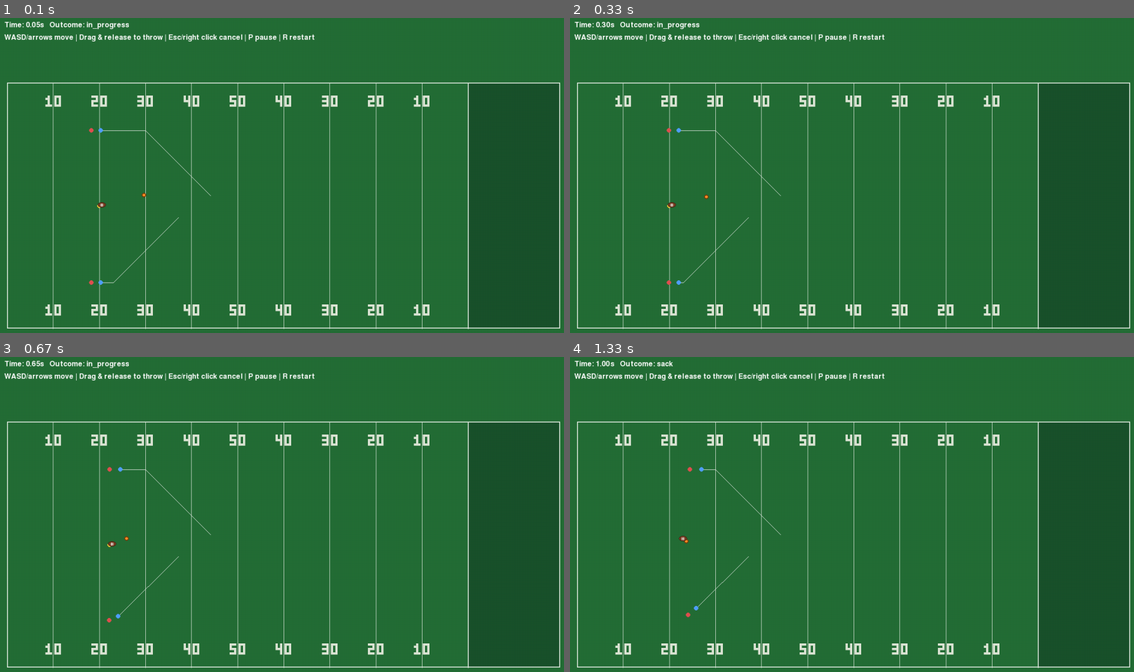
Above: before the commit, frames 1-4 (two rows, left to right).
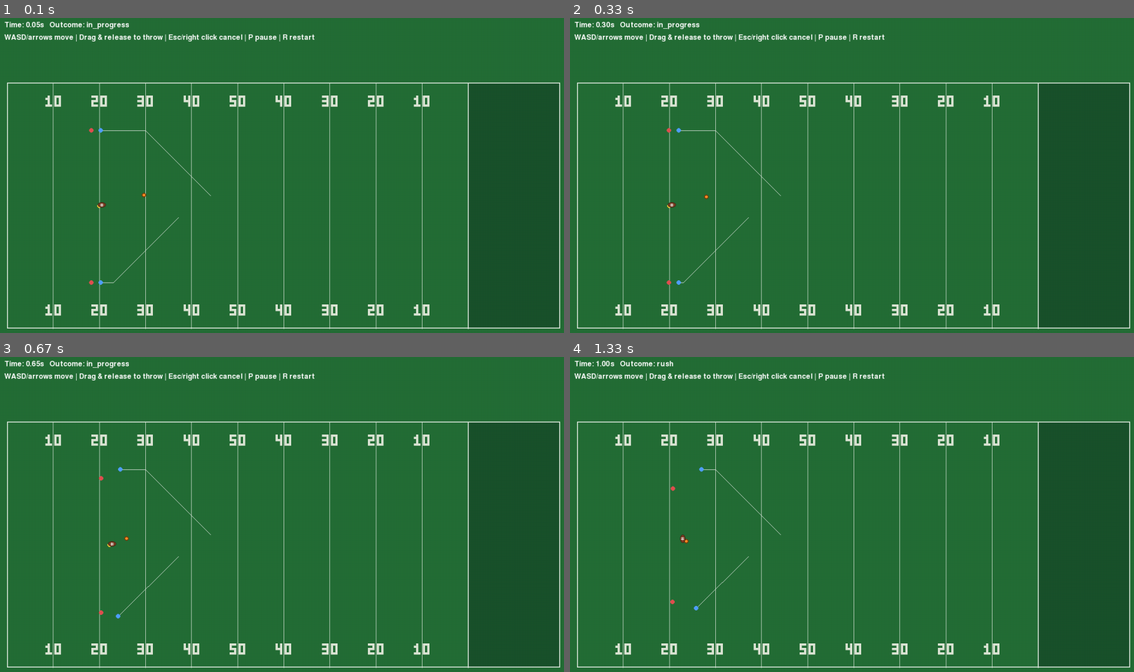
Above: after the commit, the same moments.

Repository: pedroolib/football-sim-rl
Game: pygame game, started from src/qb_sim/ui/pygame_app.py
Same seed, same stepped clock (60 frames per second), same inputs: the game is played once before the commit and once after it.
Inputs (mouse positions are in pixels of both pictures, inside the frame that each line leads up to):
- Up to frame 1 (0.1 s): no input
- Up to frame 2 (0.33 s): no input
- Up to frame 3 (0.67 s): hold Right from 0.33 s (still down); move the mouse to (259, 530) at 0.37 s
- Up to frame 4 (1.33 s): release Right at 0.8 s; hold Up 0.83-1.13 s

Frames 1-2 are identical in both runs. In frame 3, less than 0.1% of the frame differs, in the area x 17-20%, y 34-85%; in frame 4, less than 0.1%, in the area x 15-22%, y 1-83%.

Commit message:
feat: qb rush outcome

Diff:
--- a/src/qb_sim/engine/entities.py
+++ b/src/qb_sim/engine/entities.py
@@ -25,6 +25,7 @@
     OUT_OF_BOUNDS = "out_of_bounds"
     TIME_LIMIT = "time_limit"
     SACK = "sack"
+    RUSH = "rush"
     TOUCHDOWN = "touchdown"
 
 
--- a/src/qb_sim/rules/drive.py
+++ b/src/qb_sim/rules/drive.py
@@ -201,7 +201,7 @@
         goal_line = self.drive_config.goal_line
         if outcome is PlayOutcome.TOUCHDOWN:
             return goal_line
-        if outcome is PlayOutcome.COMPLETED and state.carrier_id is not None:
+        if outcome in (PlayOutcome.COMPLETED, PlayOutcome.RUSH) and state.carrier_id is not None:
             carrier_x = float(state.player(state.carrier_id).position[0])
             return float(min(max(carrier_x, 0.0), goal_line))
         if outcome is PlayOutcome.SACK:
--- a/src/qb_sim/rules/play.py
+++ b/src/qb_sim/rules/play.py
@@ -258,6 +258,9 @@
         }
         self._apply_actions(actions or {}, dt)
 
+        if self.state.ball.status is BallStatus.HELD and self._quarterback_past_the_line():
+            self._start_qb_run()
+
         if (
             self._goal_line is not None
             and self.state.ball.status is BallStatus.HELD
@@ -348,6 +351,24 @@
             for defender_id in self._defender_ids
         )
 
+    def _quarterback_past_the_line(self) -> bool:
+        return float(self.state.player(_QB_ID).position[0]) > self._line_of_scrimmage
+
+    def _start_qb_run(self) -> None:
+        """Convert a quarterback past the line of scrimmage into the carrier.
+
+        Once the quarterback crosses the line he stays a runner for the rest of
+        the play, even if he later retreats behind it: defenders then resolve
+        the play as ``RUSH`` (with negative yards if he loses ground) instead of
+        a sack, and a throw is no longer legal.
+        """
+        quarterback = self.state.player(_QB_ID)
+        self.state.carrier_id = _QB_ID
+        self.state.ball.status = BallStatus.CARRIED
+        self.state.ball.target = None
+        self.state.ball.height = 0.0
+        self.state.ball.position = quarterback.position.copy()
+
     def _touchdown_reached(self, player: PlayerState) -> bool:
         return self._goal_line is not None and float(player.position[0]) >= self._goal_line
 
@@ -356,13 +377,16 @@
         if self._touchdown_reached(carrier):
             self._finish(PlayOutcome.TOUCHDOWN)
             return
+        tackle_outcome = (
+            PlayOutcome.RUSH if self.state.carrier_id == _QB_ID else PlayOutcome.COMPLETED
+        )
         for defender_id in self._defender_ids:
             defender = self.state.player(defender_id)
             if distance(defender.position, carrier.position) <= self.config.tackle_radius:
-                self._finish(PlayOutcome.COMPLETED)
+                self._finish(tackle_outcome)
                 return
         if not self.config.field.contains(carrier.position):
-            self._finish(PlayOutcome.COMPLETED)
+            self._finish(tackle_outcome)
 
     def _advance_pass(self, dt: float, previous_positions: dict[str, Vector2]) -> float:
         """Advance the ball and return the fraction of ``dt`` the play consumed."""
@@ -477,7 +501,9 @@
         self.state.ball.position = self.state.player(player_id).position.copy()
 
     def _finish_expired_play(self) -> None:
-        if self.state.carrier_id is not None:
+        if self.state.carrier_id == _QB_ID:
+            self._finish(PlayOutcome.RUSH)
+        elif self.state.carrier_id is not None:
             self._finish(PlayOutcome.COMPLETED)
         else:
             self._finish(PlayOutcome.TIME_LIMIT)
--- a/tests/test_accuracy.py
+++ b/tests/test_accuracy.py
@@ -55,7 +55,7 @@
     for seed in seeds:
         play = Play(scenario, seed=seed)
         if moving:
-            play.step({"qb": Move(direction=vec2(1.0, 0.0))})
+            play.step({"qb": Move(direction=vec2(-1.0, 0.0))})
         play.throw_to(vec2(target, 26.65))
         errors.append(_angle_error_degrees(play, vec2(1.0, 0.0)))
     return float(np.mean(errors))
--- a/tests/test_play.py
+++ b/tests/test_play.py
@@ -234,7 +234,7 @@
 
     def run(play: Play, agents) -> None:
         for _ in range(20):
-            _step(play, agents, Move(direction=vec2(1.0, 0.0)))
+            _step(play, agents, Move(direction=vec2(0.0, 1.0)))
         for _ in range(10):
             _step(play, agents)
         _step(play, agents, Throw(direction=vec2(1.0, 0.0), power=1.0))
--- /dev/null
+++ b/tests/test_qb_rush.py
@@ -0,0 +1,201 @@
+from dataclasses import replace
+
+import pytest
+
+from qb_sim.agents.rule_controllers import ManCoverageController
+from qb_sim.config import SimulationConfig
+from qb_sim.engine.actions import Move, Throw
+from qb_sim.engine.entities import BallStatus, PlayOutcome
+from qb_sim.engine.geometry import vec2
+from qb_sim.rules.drive import Drive, DriveConfig
+from qb_sim.rules.play import Play
+
+ZERO_DEVIATION = replace(
+    SimulationConfig(),
+    throw_base_sigma_degrees=0.0,
+    throw_move_penalty=0.0,
+    throw_pressure_penalty=0.0,
+    throw_distance_penalty=0.0,
+    throw_power_sigma=0.0,
+)
+
+FORWARD = Move(direction=vec2(1.0, 0.0))
+BACKWARD = Move(direction=vec2(-1.0, 0.0))
+
+
+def _qb_sneak(play: Play, limit: int = 200):
+    for _ in range(limit):
+        state = play.step({"qb": FORWARD})
+        if state.outcome is not PlayOutcome.IN_PROGRESS:
+            return state
+    pytest.fail("QB run did not reach a terminal outcome")
+
+
+def test_qb_crossing_the_los_and_being_tackled_is_a_rush() -> None:
+    config = replace(ZERO_DEVIATION, defender_starts=((21.5, 26.65), (0.0, 0.0)))
+    play = Play(config)
+
+    state = play.step({"qb": FORWARD})
+    assert state.ball.status is BallStatus.CARRIED
+    assert state.carrier_id == "qb"
+
+    state = play.step({"qb": FORWARD})
+
+    assert state.outcome is PlayOutcome.RUSH
+    assert state.carrier_id == "qb"
+    assert state.ball.status is BallStatus.DEAD
+    assert state.player("qb").position[0] == pytest.approx(20.65)
+
+
+def test_rush_spot_is_the_quarterback_position_and_gains_yards() -> None:
+    config = replace(ZERO_DEVIATION, defender_starts=((21.5, 26.65), (0.0, 0.0)))
+    drive = Drive(config, DriveConfig(los_range=(20.0, 20.0)), seed=1)
+    play = drive.start_play()
+
+    state = _qb_sneak(play)
+    result = drive.advance(play)
+
+    assert state.outcome is PlayOutcome.RUSH
+    assert result.outcome is PlayOutcome.RUSH
+    assert result.spot == pytest.approx(20.65)
+    assert result.yards == pytest.approx(0.65)
+    assert result.yards > 0.0
+    assert result.throw_distance is None
+
+
+def test_qb_running_into_the_end_zone_scores() -> None:
+    config = replace(
+        ZERO_DEVIATION,
+        quarterback_start=(99.0, 26.65),
+        receiver_starts=((20.0, 43.0), (20.0, 10.0)),
+        defender_starts=((0.0, 0.0), (0.0, 0.0)),
+    )
+    drive = Drive(config, DriveConfig(los_range=(99.0, 99.0)), seed=2)
+    play = drive.start_play()
+
+    state = _qb_sneak(play)
+    result = drive.advance(play)
+
+    assert state.outcome is PlayOutcome.TOUCHDOWN
+    assert state.carrier_id == "qb"
+    assert result.touchdown
+    assert result.end_reason == "touchdown"
+    assert drive.state.points == pytest.approx(7.0)
+
+
+def test_qb_tackled_behind_the_los_is_still_a_sack() -> None:
+    config = replace(ZERO_DEVIATION, defender_starts=((20.5, 26.65), (0.0, 0.0)))
+    play = Play(config)
+
+    state = play.step()
+
+    assert state.outcome is PlayOutcome.SACK
+    assert state.carrier_id is None
+    assert state.ball.status is BallStatus.DEAD
+
+
+def test_rush_past_the_marker_moves_the_chains() -> None:
+    config = replace(ZERO_DEVIATION, defender_starts=((32.0, 26.65), (0.0, 0.0)))
+    drive = Drive(config, DriveConfig(los_range=(40.0, 40.0)), seed=3)
+    play = drive.start_play()
+
+    _qb_sneak(play)
+    result = drive.advance(play)
+
+    assert result.outcome is PlayOutcome.RUSH
+    assert result.yards >= 10.0
+    assert result.first_down
+    assert drive.state.first_downs == 1
+    assert drive.state.down == 1
+    assert drive.state.los == pytest.approx(result.spot)
+
+
+def test_rush_short_on_third_down_turns_it_over() -> None:
+    config = replace(ZERO_DEVIATION, defender_starts=((23.0, 26.65), (0.0, 0.0)))
+    drive = Drive(config, DriveConfig(los_range=(40.0, 40.0)), seed=4)
+
+    result = None
+    for _ in range(3):
+        play = drive.start_play()
+        _qb_sneak(play)
+        result = drive.advance(play)
+
+    assert result is not None
+    assert result.outcome is PlayOutcome.RUSH
+    assert result.end_reason == "turnover_on_downs"
+    assert drive.state.terminated
+
+
+def test_qb_retreating_behind_the_los_stays_a_runner() -> None:
+    config = replace(ZERO_DEVIATION, defender_starts=((30.0, 26.65), (0.0, 0.0)))
+    play = Play(config)
+
+    state = play.step({"qb": FORWARD})
+    assert state.carrier_id == "qb"
+
+    state = play.step({"qb": BACKWARD})
+    state = play.step({"qb": BACKWARD})
+
+    assert state.outcome is PlayOutcome.IN_PROGRESS
+    assert state.carrier_id == "qb"
+    assert state.ball.status is BallStatus.CARRIED
+    assert state.player("qb").position[0] < play.line_of_scrimmage
+
+
+def test_qb_cannot_throw_after_crossing_the_los() -> None:
+    play = Play(ZERO_DEVIATION)
+    play.step({"qb": FORWARD})
+
+    with pytest.raises(ValueError):
+        play.throw_to(vec2(60.0, 26.65))
+    with pytest.raises(ValueError):
+        play.step({"qb": Throw(direction=vec2(1.0, 0.0), power=0.5)})
+
+
+def test_coverage_defender_chases_the_running_quarterback() -> None:
+    config = replace(ZERO_DEVIATION, defender_starts=((21.5, 26.65), (18.0, 10.0)))
+    play = Play(config)
+    state = play.step({"qb": FORWARD})
+    assert state.carrier_id == "qb"
+
+    cb1 = ManCoverageController(
+        "cb1",
+        config.defender_speed,
+        assignment_id="wr1",
+        time_step=config.dt,
+    )
+    before = state.player("cb1").position.copy()
+    action = cb1.decide(state)
+    assert action is not None
+
+    state = play.step({"qb": FORWARD, "cb1": action})
+
+    assert state.outcome is PlayOutcome.RUSH
+    assert state.player("cb1").position[1] == pytest.approx(before[1])
+    assert state.player("cb1").position[0] < before[0]
+
+
+def test_qb_rush_is_deterministic_for_the_same_seed_and_actions() -> None:
+    config = replace(ZERO_DEVIATION, defender_starts=((30.0, 26.65), (0.0, 0.0)))
+
+    def run() -> list[tuple[tuple[float, float], PlayOutcome, BallStatus]]:
+        play = Play(config, seed=7)
+        trace = []
+        for _ in range(200):
+            state = play.step({"qb": FORWARD})
+            trace.append(
+                (
+                    tuple(float(value) for value in state.player("qb").position),
+                    state.outcome,
+                    state.ball.status,
+                )
+            )
+            if state.outcome is not PlayOutcome.IN_PROGRESS:
+                break
+        return trace
+
+    first = run()
+    second = run()
+
+    assert first == second
+    assert first[-1][1] is PlayOutcome.RUSH
--- a/tests/test_role_evaluation.py
+++ b/tests/test_role_evaluation.py
@@ -215,7 +215,7 @@
         if observed["throwing"]:
             return throw_action
         move = np.zeros(6, dtype=np.float32)
-        move[0] = 1.0
+        move[0] = -1.0
         return move
 
     env = QBDriveEnv(scenario)
